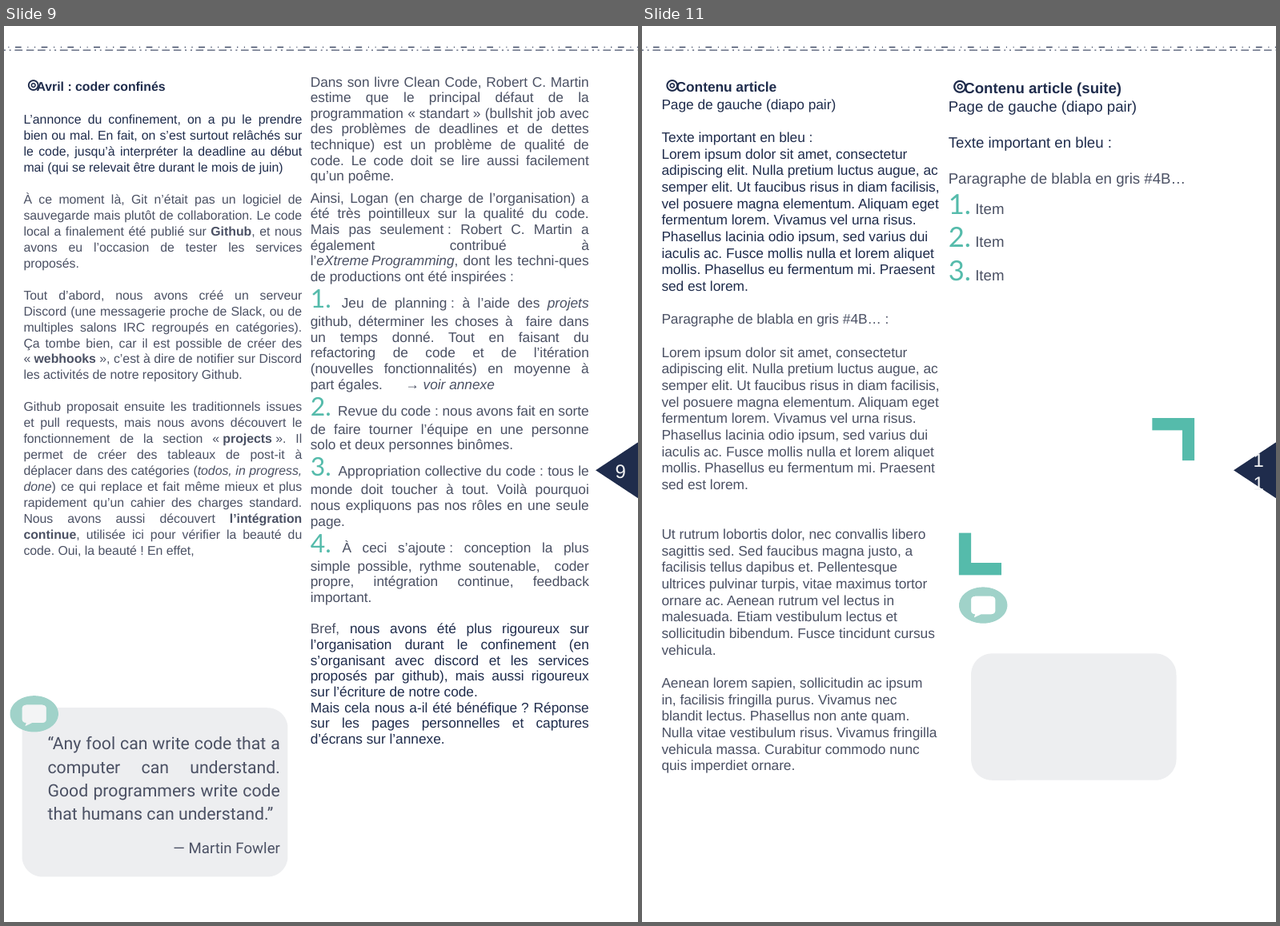
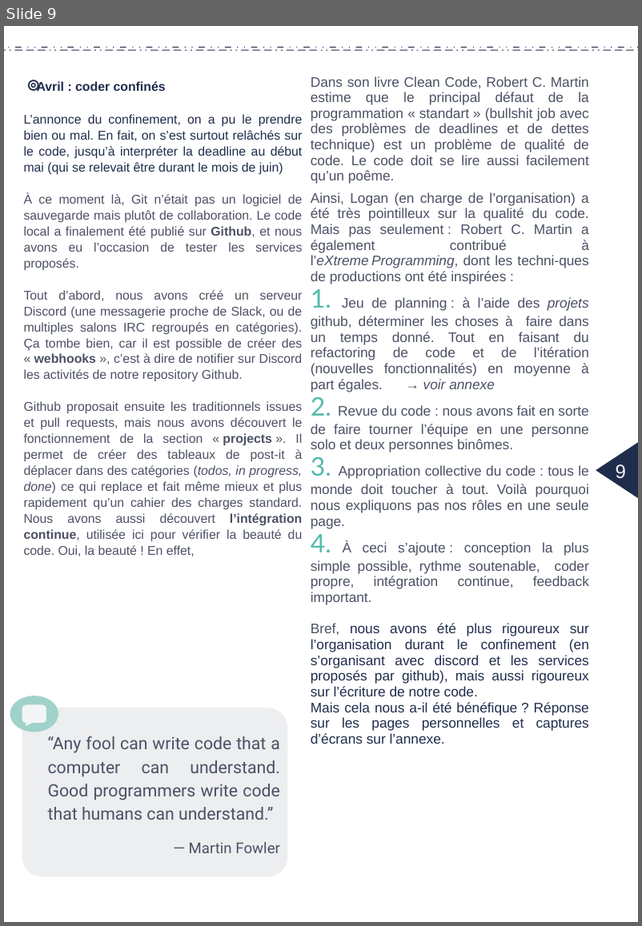
Before and after one commit to LoganTann/panneau, a slide deck: compte-rendu/CR_papier.odp. Shown side by side, each under a label of ours: slides 9 and 11 before the commit, slide 9 after it; the slides between them are not shown. The pictures are 1280x926 and 642x926 pixels, drawn with LibreOffice and Linux fonts; fonts in the diff are those of the drawing. Boxes give left, top, right and bottom in pixels: in the first picture for what was removed or moved away, otherwise in the second. Text is boxed around its words. In the diff, an @@ line names an element or a change of style, - is before the commit and + after.

```diff
--- a/compte-rendu/CR_papier.odp
+++ b/compte-rendu/CR_papier.odp
@@ slide 11 removed at box(642, 26, 1276, 922), background #FFFFFF @@
@@ line removed from (1276, 48) to (642, 48) @@
@@ line removed from (642, 50) to (1276, 50) @@
@@ text removed at box(662, 81, 939, 773) @@
-⌾ Contenu article
-Page de gauche (diapo pair)
-Texte important en bleu :
-Lorem ipsum dolor sit amet, consectetur adipiscing elit. Nulla pretium luctus augue, ac semper elit. Ut faucibus risus in diam facilisis, vel posuere magna elementum. Aliquam eget fermentum lorem. Vivamus vel urna risus. Phasellus lacinia odio ipsum, sed varius dui iaculis ac. Fusce mollis nulla et lorem aliquet mollis. Phasellus eu fermentum mi. Praesent sed est lorem.
-Paragraphe de blabla en gris #4B… :
-Lorem ipsum dolor sit amet, consectetur adipiscing elit. Nulla pretium luctus augue, ac semper elit. Ut faucibus risus in diam facilisis, vel posuere magna elementum. Aliquam eget fermentum lorem. Vivamus vel urna risus. Phasellus lacinia odio ipsum, sed varius dui iaculis ac. Fusce mollis nulla et lorem aliquet mollis. Phasellus eu fermentum mi. Praesent sed est lorem.
-Ut rutrum lobortis dolor, nec convallis libero sagittis sed. Sed faucibus magna justo, a facilisis tellus dapibus et. Pellentesque ultrices pulvinar turpis, vitae maximus tortor ornare ac. Aenean rutrum vel lectus in malesuada. Etiam vestibulum lectus et sollicitudin bibendum. Fusce tincidunt cursus vehicula.
-Aenean lorem sapien, sollicitudin ac ipsum in, facilisis fringilla purus. Vivamus nec blandit lectus. Phasellus non ante quam. Nulla vitae vestibulum risus. Vivamus fringilla vehicula massa. Curabitur commodo nunc quis imperdiet ornare.
@@ text removed at box(948, 82, 1185, 281) @@
-⌾ Contenu article (suite)
-Page de gauche (diapo pair)
-Texte important en bleu :
-Paragraphe de blabla en gris #4B…
-1. Item
-2. Item
-3. Item
@@ freeform shape removed at box(1152, 418, 1194, 460) @@
@@ triangle removed at box(1233, 442, 1276, 498) @@
@@ page number removed at box(1245, 454, 1275, 488) @@
-11
@@ freeform shape removed at box(959, 532, 1000, 575) @@
@@ freeform shape removed at box(959, 587, 1007, 623) @@
@@ rounded rectangle removed at box(971, 653, 1176, 780) @@
```
Also in this commit, not shown: 1 slide changed, 2 slides added, 1 other slide removed.
